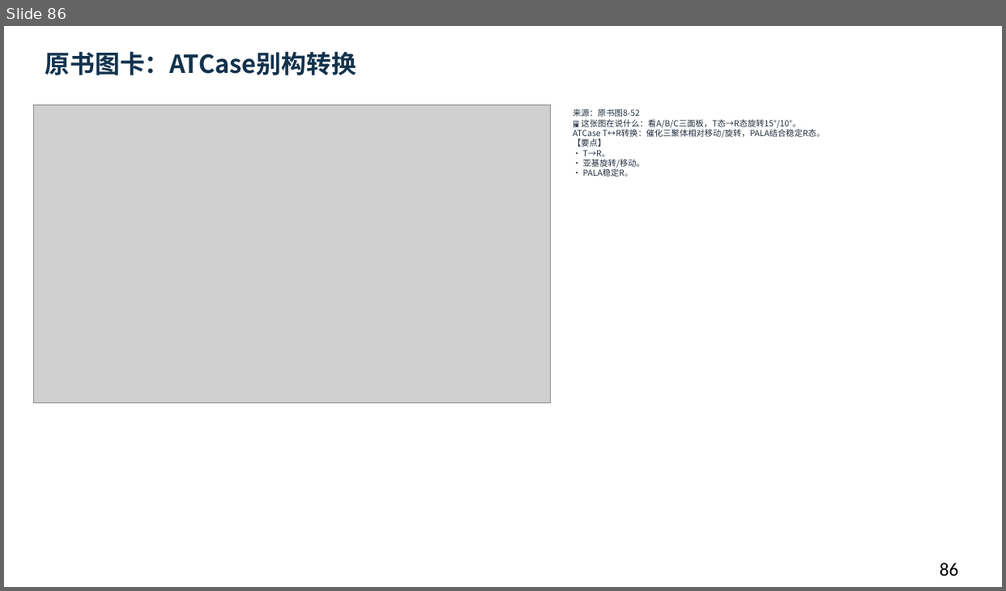
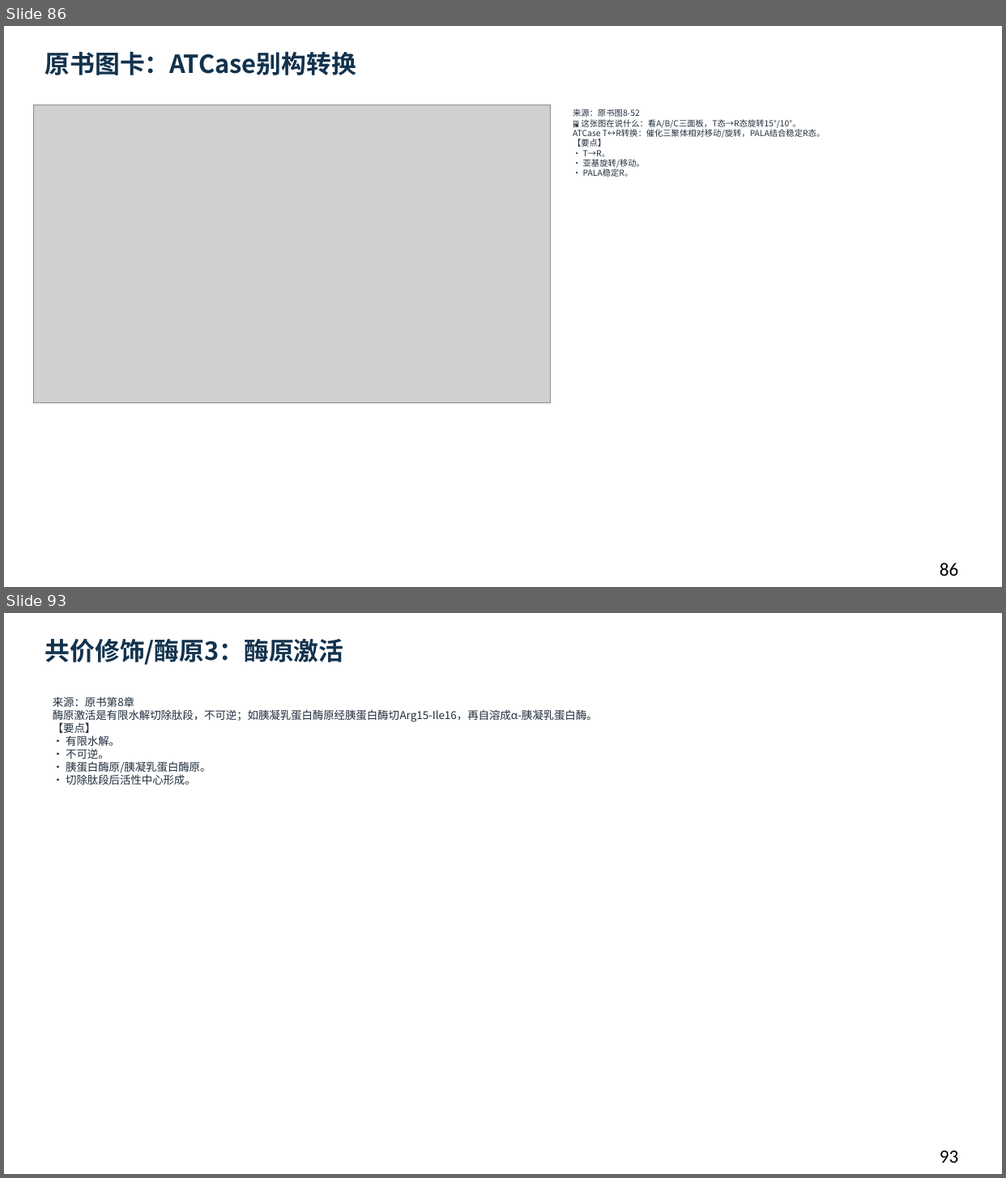
Before and after one commit to newkan-li/Biochemistry, a slide deck: downloads/bc08-ai-style.pptx. Shown one above the other, each under a label of ours: slide 86 before the commit, slides 86 and 93 after it; the slides between them are not shown. The pictures are 1006x591 and 1006x1178 pixels, drawn with LibreOffice and Linux fonts; fonts in the diff are those of the drawing; grey boxes stand for pictures. Boxes give left, top, right and bottom in pixels: in the first picture for what was removed or moved away, otherwise in the second. Text is boxed around its words. In the diff, an @@ line names an element or a change of style, - is before the commit and + after.

```diff
--- a/downloads/bc08-ai-style.pptx
+++ b/downloads/bc08-ai-style.pptx
@@ slide 93 added at (4, 613, 1002, 1174), background #FFFFFF @@
@@ text added at (45, 639, 344, 665), 24 pt, text #12324D, bold @@
+共价修饰/酶原3：酶原激活
@@ text added at (53, 696, 598, 785), 10.5 pt, text #202D3C @@
+来源：原书第8章
+酶原激活是有限水解切除肽段，不可逆；如胰凝乳蛋白酶原经胰蛋白酶切Arg15-Ile16，再自溶成α-胰凝乳蛋白酶。
+【要点】
+• 有限水解。
+• 不可逆。
+• 胰蛋白酶原/胰凝乳蛋白酶原。
+• 切除肽段后活性中心形成。
@@ text added at (940, 1151, 958, 1163), 18 pt, text #000000 @@
+93
```
Also in this commit, not shown: 1 slide changed, 11 other slides added, 10 other files.
